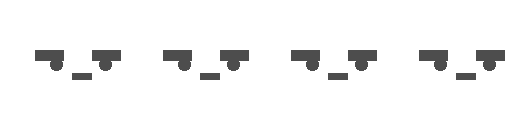
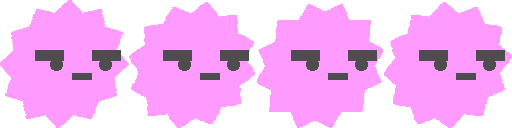
Before/after of a w=512, h=128 layered artwork. What changed in the layer stack:
painted on "Layer 2" (1st of 3, in "Roll 4") over [384, 2, 512, 128]
painted on "Rectangle 5 copy 4" over [257, 4, 383, 128]
painted on "Layer 2" (2nd of 3, in "Roll 2") over [129, 2, 255, 128]
painted on "Layer 2" (3rd of 3, in "Roll 1") over [0, 0, 129, 128]
